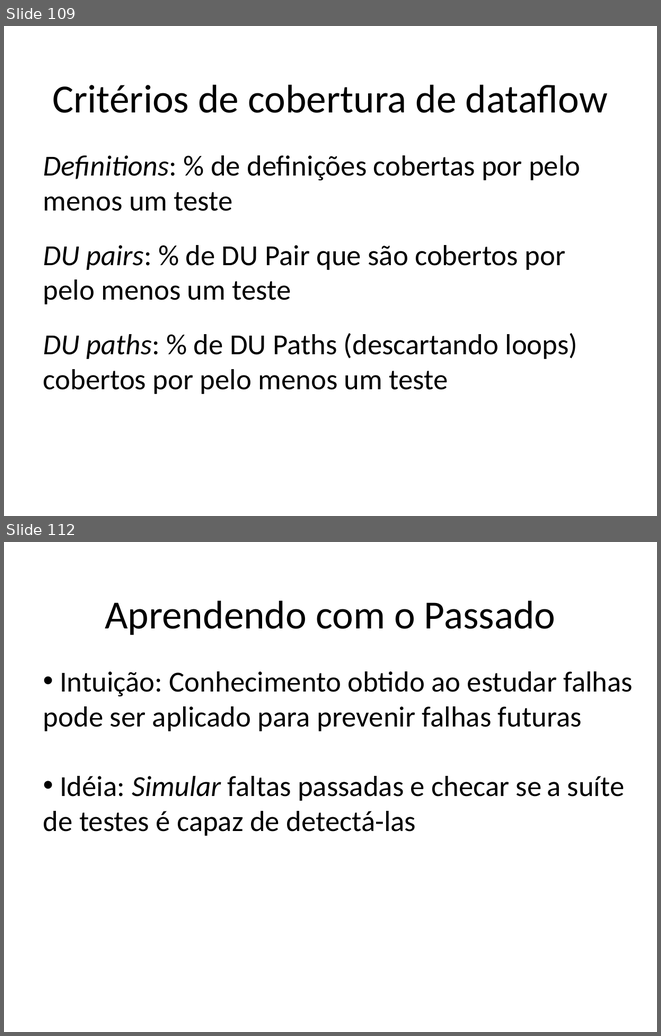
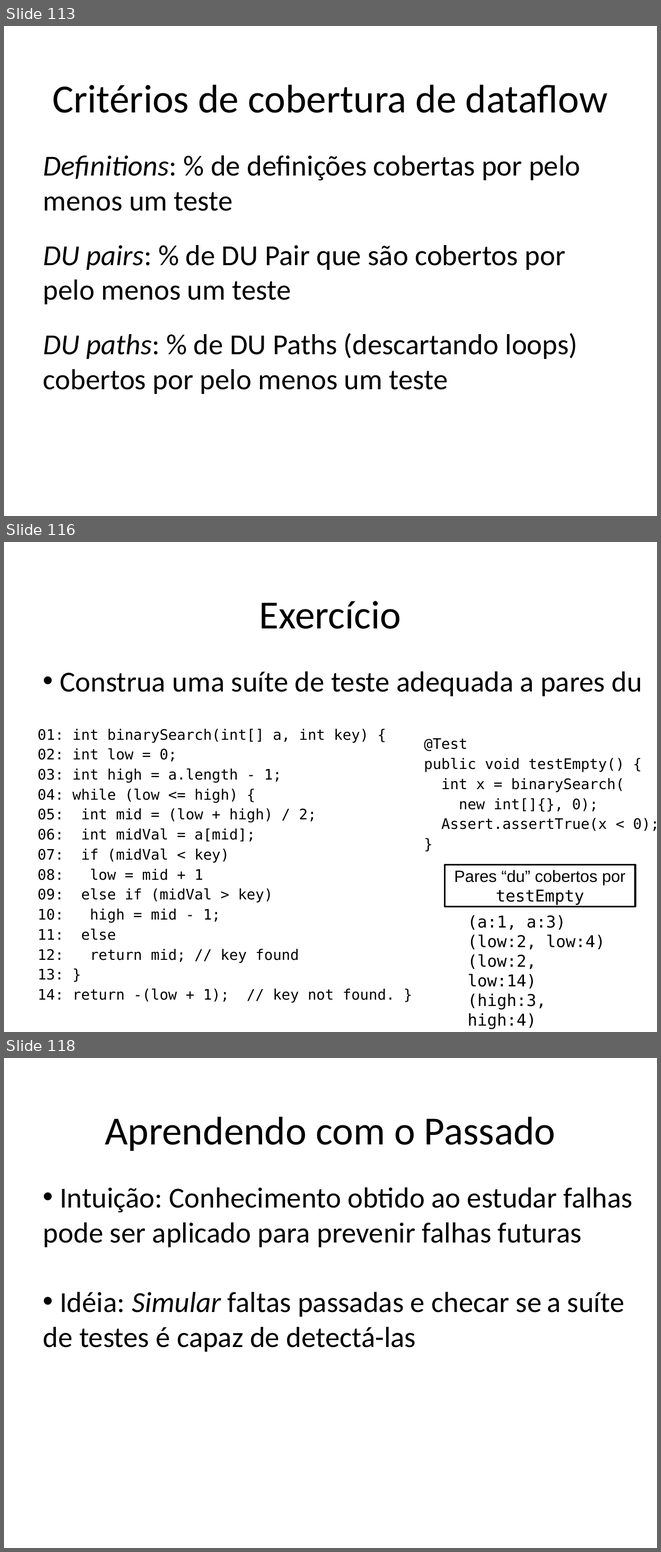
Before and after one commit to STAR-RG/testing-cin, a slide deck: slides.pptx. Shown one above the other, each under a label of ours: slides 109 and 112 before the commit, slides 113, 116 and 118 after it; the slides between them are not shown. The pictures are 661x1036 and 661x1552 pixels, drawn with LibreOffice and Linux fonts; fonts in the diff are those of the drawing. Boxes give left, top, right and bottom in pixels: in the first picture for what was removed or moved away, otherwise in the second. Text is boxed around its words. In the diff, an @@ line names an element or a change of style, - is before the commit and + after.

```diff
--- a/slides.pptx
+++ b/slides.pptx
@@ slide 116 added at [4, 542, 657, 1032], background #FFFFFF @@
@@ text added at [259, 601, 402, 629], 44 pt, text #000000 @@
+Exercício
@@ text added at [60, 671, 642, 696], 32 pt, text #000000 @@
+• Construa uma suíte de teste adequada a pares du
@@ text added at [37, 729, 395, 1003], 16 pt, text #000000 @@
+01: int binarySearch(int[] a, int key) {
+02: int low = 0;
+03: int high = a.length - 1;
+04: while (low <= high) {
+05: int mid = (low + high) / 2;
+06: int midVal = a[mid];
+07: if (midVal < key)
+08: low = mid + 1
+09: else if (midVal > key)
+10: high = mid - 1;
+11: else
+12: return mid; // key found
+13: }
+14: return -(low + 1); // key not found. }
@@ text added at [424, 738, 657, 831], 16 pt, text #000000 @@
+@Test
+public void testEmpty() {
+int x = binarySearch(
+new int[]{}, 0);
+Assert.assertTrue(x < 0);
+}
@@ rectangle added at [445, 865, 635, 906], fill #FFFFFF, outline #000000 2 pt, 18 pt, text #000000 @@
+Pares “du” cobertos por testEmpty
@@ text added at [468, 915, 605, 1029], 18 pt, text #000000 @@
+(a:1, a:3)
+(low:2, low:4)
+(low:2, low:14)
+(high:3, high:4)
@@ what was slide 109 is now slide 113 @@
@@ what was slide 112 is now slide 118 @@
```
Also in this commit, not shown: 10 slides changed, 7 other slides added, 1 slide removed.
